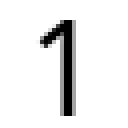
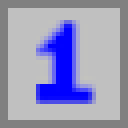
Layers edited between the first and the second 128 x 128 image:
added layer "Pasted Layer" above "Text" over [36, 20, 96, 104]
painted on "1" over [0, 0, 128, 128]
painted on "Background" over [28, 56, 52, 72]
